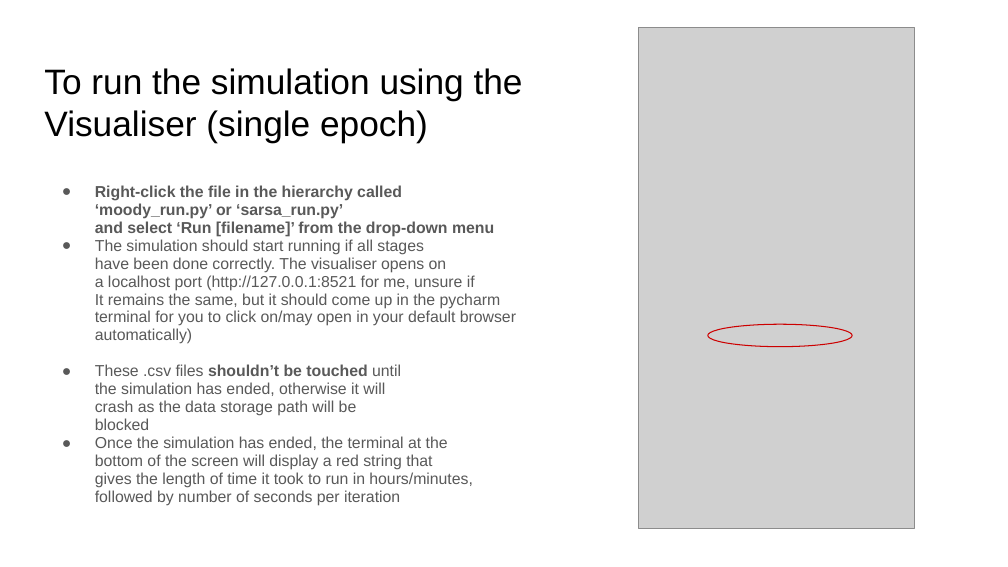
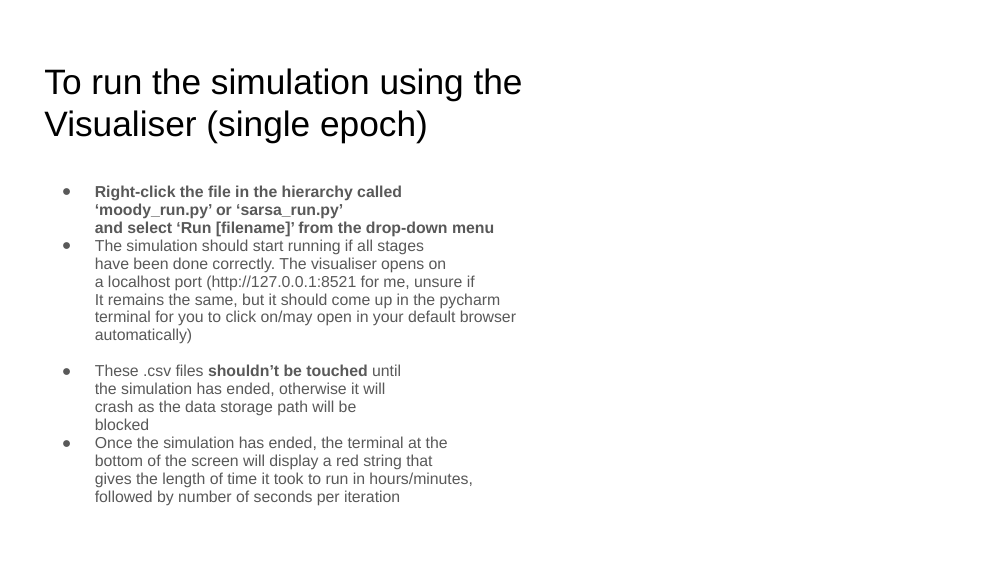
Before and after one commit to seifely/pdpython, a slide deck: slide 12 of pdpython_model/Setup and Run Instructions.pptx. Drawn at 1008x567 pixels with LibreOffice and Linux fonts; fonts in the diff are those of the drawing; grey boxes stand for pictures. Boxes give left, top, right and bottom in pixels: in the first picture for what was removed or moved away, otherwise in the second. Text is boxed around its words. In the diff, an @@ line names an element or a change of style, - is before the commit and + after.

```diff
--- a/pdpython_model/Setup and Run Instructions.pptx
+++ b/pdpython_model/Setup and Run Instructions.pptx
@@ picture removed at (639,27,915,528) @@
@@ ellipse removed at (708,325,852,347) @@
```
Also in this commit, not shown: 3 other slides changed.
